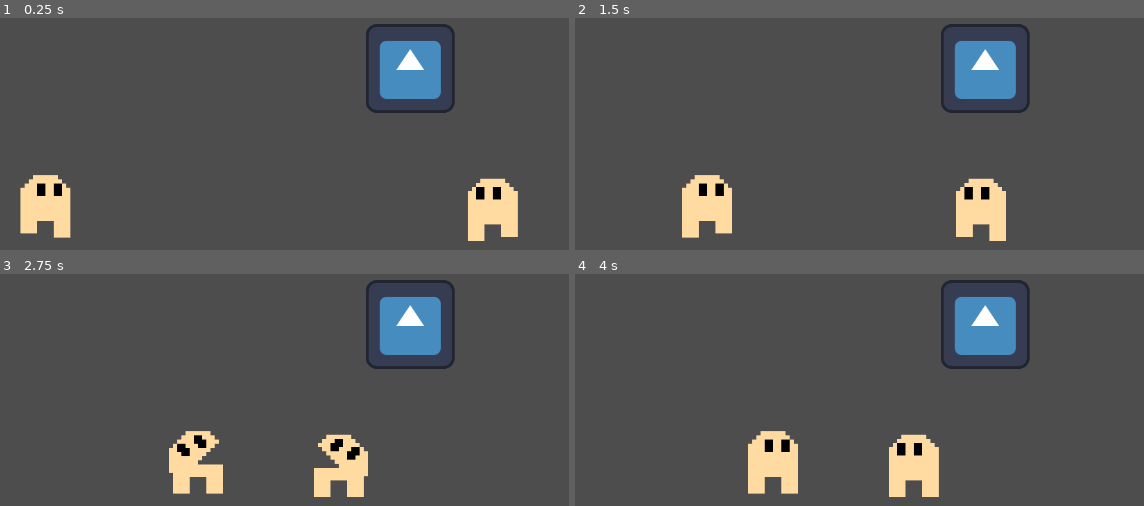
Above: before the commit, frames 1-4 (two rows, left to right).
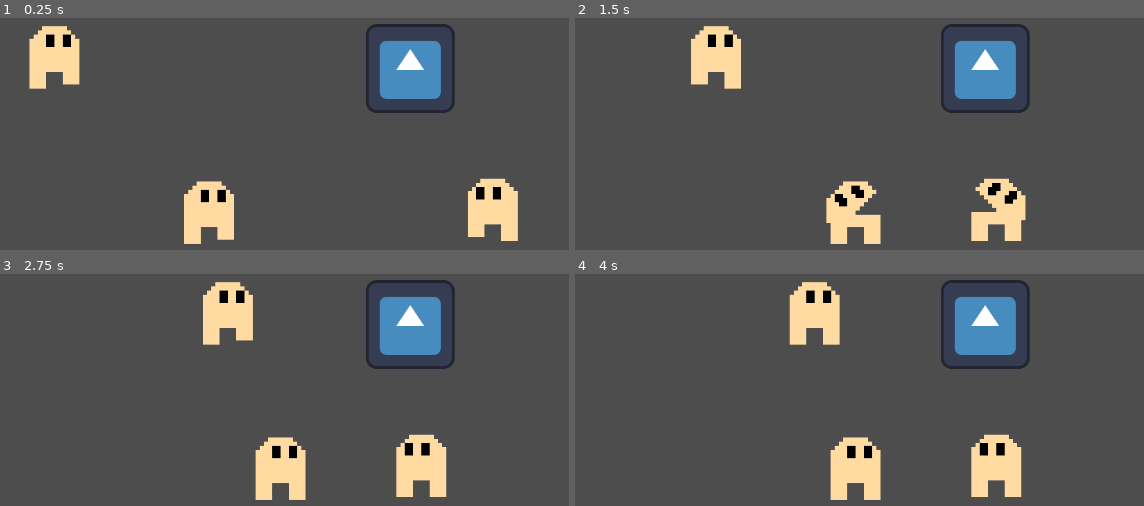
Above: after the commit, the same moments.

Repository: Aearhart55/web-battle
Game: Godot game, scene res://main.tscn
Same seed, same stepped clock (60 frames per second), same inputs: the game is played once before the commit and once after it. The engine's default icon, where the game draws it, is replaced by a stand-in: a white triangle on a blue panel in a dark square.
Inputs:
- Up to frame 1 (0.25 s): no input
- Up to frame 2 (1.5 s): no input
- Up to frame 3 (2.75 s): no input
- Up to frame 4 (4 s): no input

The runs differ from the first frame. In frame 1, 6.1% of the frame differs, in the area x 3-92%, y 3-98%; in frame 2, 8.2%; in frame 3, 9.8%; in frame 4, 10%, in the area x 30-79%, y 3-98%.

Commit message:
added death logic

Diff:
--- a/basic_unit.tscn
+++ b/basic_unit.tscn
@@ -6,58 +6,127 @@
 [sub_resource type="RectangleShape2D" id="RectangleShape2D_ruwid"]
 size = Vector2(8.833334, 17.5)
 
+[sub_resource type="AtlasTexture" id="AtlasTexture_w2ktf"]
+atlas = ExtResource("2_w2ktf")
+region = Rect2(32, 16, 16, 16)
+
 [sub_resource type="AtlasTexture" id="AtlasTexture_ruwid"]
 atlas = ExtResource("2_w2ktf")
-region = Rect2(0, 0, 16, 16)
+region = Rect2(32, 32, 16, 16)
 
 [sub_resource type="AtlasTexture" id="AtlasTexture_8gp7b"]
 atlas = ExtResource("2_w2ktf")
+region = Rect2(32, 48, 16, 16)
+
+[sub_resource type="AtlasTexture" id="AtlasTexture_25uv2"]
+atlas = ExtResource("2_w2ktf")
+region = Rect2(48, 0, 16, 16)
+
+[sub_resource type="AtlasTexture" id="AtlasTexture_2oge6"]
+atlas = ExtResource("2_w2ktf")
+region = Rect2(48, 16, 16, 16)
+
+[sub_resource type="AtlasTexture" id="AtlasTexture_yul4q"]
+atlas = ExtResource("2_w2ktf")
+region = Rect2(48, 32, 16, 16)
+
+[sub_resource type="AtlasTexture" id="AtlasTexture_qqmv6"]
+atlas = ExtResource("2_w2ktf")
+region = Rect2(48, 48, 16, 16)
+
+[sub_resource type="AtlasTexture" id="AtlasTexture_4g7e5"]
+atlas = ExtResource("2_w2ktf")
+region = Rect2(32, 0, 16, 16)
+
+[sub_resource type="AtlasTexture" id="AtlasTexture_2vh4w"]
+atlas = ExtResource("2_w2ktf")
+region = Rect2(0, 0, 16, 16)
+
+[sub_resource type="AtlasTexture" id="AtlasTexture_ctbmq"]
+atlas = ExtResource("2_w2ktf")
+region = Rect2(0, 48, 16, 16)
+
+[sub_resource type="AtlasTexture" id="AtlasTexture_wgbod"]
+atlas = ExtResource("2_w2ktf")
+region = Rect2(0, 0, 16, 16)
+
+[sub_resource type="AtlasTexture" id="AtlasTexture_72akv"]
+atlas = ExtResource("2_w2ktf")
+region = Rect2(0, 16, 16, 16)
+
+[sub_resource type="AtlasTexture" id="AtlasTexture_lvhxn"]
+atlas = ExtResource("2_w2ktf")
+region = Rect2(0, 0, 16, 16)
+
+[sub_resource type="AtlasTexture" id="AtlasTexture_co7rn"]
+atlas = ExtResource("2_w2ktf")
+region = Rect2(0, 32, 16, 16)
+
+[sub_resource type="AtlasTexture" id="AtlasTexture_qxfja"]
+atlas = ExtResource("2_w2ktf")
+region = Rect2(16, 48, 16, 16)
+
+[sub_resource type="AtlasTexture" id="AtlasTexture_wflqb"]
+atlas = ExtResource("2_w2ktf")
+region = Rect2(0, 0, 16, 16)
+
+[sub_resource type="AtlasTexture" id="AtlasTexture_2eiai"]
+atlas = ExtResource("2_w2ktf")
+region = Rect2(16, 0, 16, 16)
+
+[sub_resource type="AtlasTexture" id="AtlasTexture_0mupw"]
+atlas = ExtResource("2_w2ktf")
 region = Rect2(16, 16, 16, 16)
 
-[sub_resource type="AtlasTexture" id="AtlasTexture_25uv2"]
-atlas = ExtResource("2_w2ktf")
-region = Rect2(0, 0, 16, 16)
-
-[sub_resource type="AtlasTexture" id="AtlasTexture_2oge6"]
-atlas = ExtResource("2_w2ktf")
-region = Rect2(16, 0, 16, 16)
-
-[sub_resource type="AtlasTexture" id="AtlasTexture_yul4q"]
-atlas = ExtResource("2_w2ktf")
-region = Rect2(0, 0, 16, 16)
-
-[sub_resource type="AtlasTexture" id="AtlasTexture_qqmv6"]
-atlas = ExtResource("2_w2ktf")
-region = Rect2(0, 16, 16, 16)
-
-[sub_resource type="AtlasTexture" id="AtlasTexture_4g7e5"]
-atlas = ExtResource("2_w2ktf")
-region = Rect2(48, 16, 16, 16)
-
-[sub_resource type="AtlasTexture" id="AtlasTexture_2vh4w"]
-atlas = ExtResource("2_w2ktf")
-region = Rect2(0, 0, 16, 16)
-
-[sub_resource type="AtlasTexture" id="AtlasTexture_ctbmq"]
-atlas = ExtResource("2_w2ktf")
-region = Rect2(32, 0, 16, 16)
-
-[sub_resource type="AtlasTexture" id="AtlasTexture_wgbod"]
-atlas = ExtResource("2_w2ktf")
-region = Rect2(32, 16, 16, 16)
-
-[sub_resource type="AtlasTexture" id="AtlasTexture_72akv"]
-atlas = ExtResource("2_w2ktf")
-region = Rect2(48, 0, 16, 16)
+[sub_resource type="AtlasTexture" id="AtlasTexture_oys2b"]
+atlas = ExtResource("2_w2ktf")
+region = Rect2(16, 32, 16, 16)
 
 [sub_resource type="SpriteFrames" id="SpriteFrames_lvhxn"]
 animations = [{
 "frames": [{
 "duration": 1.0,
+"texture": SubResource("AtlasTexture_w2ktf")
+}, {
+"duration": 1.0,
 "texture": SubResource("AtlasTexture_ruwid")
 }, {
 "duration": 1.0,
 "texture": SubResource("AtlasTexture_8gp7b")
+}, {
+"duration": 1.0,
+"texture": SubResource("AtlasTexture_25uv2")
+}, {
+"duration": 1.0,
+"texture": SubResource("AtlasTexture_2oge6")
+}, {
+"duration": 1.0,
+"texture": SubResource("AtlasTexture_yul4q")
+}, {
+"duration": 1.0,
+"texture": SubResource("AtlasTexture_qqmv6")
+}],
+"loop": false,
+"name": &"die",
+"speed": 5.0
+}, {
+"frames": [{
+"duration": 1.0,
+"texture": SubResource("AtlasTexture_4g7e5")
+}, {
+"duration": 1.0,
+"texture": SubResource("AtlasTexture_4g7e5")
+}],
+"loop": false,
+"name": &"hurt",
+"speed": 5.0
+}, {
+"frames": [{
+"duration": 1.0,
+"texture": SubResource("AtlasTexture_2vh4w")
+}, {
+"duration": 1.0,
+"texture": SubResource("AtlasTexture_ctbmq")
 }],
 "loop": true,
 "name": &"idle",
@@ -65,16 +134,16 @@
 }, {
 "frames": [{
 "duration": 1.0,
-"texture": SubResource("AtlasTexture_25uv2")
-}, {
-"duration": 1.0,
-"texture": SubResource("AtlasTexture_2oge6")
-}, {
-"duration": 1.0,
-"texture": SubResource("AtlasTexture_yul4q")
-}, {
-"duration": 1.0,
-"texture": SubResource("AtlasTexture_qqmv6")
+"texture": SubResource("AtlasTexture_wgbod")
+}, {
+"duration": 1.0,
+"texture": SubResource("AtlasTexture_72akv")
+}, {
+"duration": 1.0,
+"texture": SubResource("AtlasTexture_lvhxn")
+}, {
+"duration": 1.0,
+"texture": SubResource("AtlasTexture_co7rn")
 }],
 "loop": true,
 "name": &"move",
@@ -82,10 +151,10 @@
 }, {
 "frames": [{
 "duration": 1.0,
-"texture": SubResource("AtlasTexture_4g7e5")
-}, {
-"duration": 1.0,
-"texture": SubResource("AtlasTexture_2vh4w")
+"texture": SubResource("AtlasTexture_qxfja")
+}, {
+"duration": 1.0,
+"texture": SubResource("AtlasTexture_wflqb")
 }],
 "loop": false,
 "name": &"recover",
@@ -93,13 +162,13 @@
 }, {
 "frames": [{
 "duration": 1.0,
-"texture": SubResource("AtlasTexture_ctbmq")
-}, {
-"duration": 1.0,
-"texture": SubResource("AtlasTexture_wgbod")
-}, {
-"duration": 1.0,
-"texture": SubResource("AtlasTexture_72akv")
+"texture": SubResource("AtlasTexture_2eiai")
+}, {
+"duration": 1.0,
+"texture": SubResource("AtlasTexture_0mupw")
+}, {
+"duration": 1.0,
+"texture": SubResource("AtlasTexture_oys2b")
 }],
 "loop": false,
 "name": &"windup",
@@ -126,7 +195,7 @@
 
 [node name="AnimatedSprite2D" type="AnimatedSprite2D" parent="."]
 sprite_frames = SubResource("SpriteFrames_lvhxn")
-animation = &"recover"
+animation = &"die"
 
 [node name="Timer" type="Timer" parent="."]
 one_shot = true
--- a/main.tscn
+++ b/main.tscn
@@ -20,8 +20,10 @@
 Team = 1
 
 [node name="basic unit2" parent="." instance=ExtResource("1_0xm2m")]
-position = Vector2(127, 419)
-damage = 2
+position = Vector2(363, 428)
+
+[node name="basic unit3" parent="." instance=ExtResource("1_0xm2m")]
+position = Vector2(140, 204)
 
 [node name="CharacterBody2D" type="CharacterBody2D" parent="."]
 position = Vector2(678, 223)
--- a/unit.gd
+++ b/unit.gd
@@ -16,14 +16,15 @@
 @export var anims : AnimatedSprite2D
 
 var units_hit := 0
+var dead = false
 
 func _ready() -> void:
 	set_team(Team)
 
 func _physics_process(delta: float) -> void:
-	if attack_range.is_colliding():
+	if attack_range.is_colliding() and not dead:
 		attack()
-	else:
+	elif not dead:
 		if anims.animation == "idle" or anims.animation == "move" or not anims.is_playing():
 			move(delta)
 			anims.play("move")
@@ -35,7 +36,8 @@
 	if cooldown.is_stopped() and anims.animation != "windup":
 		anims.play("windup")
 		await anims.animation_finished
-		attack_range.get_collider().call("take_dmg", damage)
+		if attack_range.is_colliding():
+			attack_range.get_collider().call("take_dmg", damage)
 
 		attack_range.clear_exceptions()
 		units_hit = 0
@@ -50,6 +52,11 @@
 		die()
 
 func die():
+	self.collision_layer = 0
+	self.collision_mask = 0
+	attack_range.enabled = false
+	anims.play("die")
+	await anims.animation_finished
 	queue_free()
 
 func set_team(team : TEAM):
Not shown: 1 places in basic_unit.tscn that only renumber resources
Binary file changed: unit_spritesheet.png
